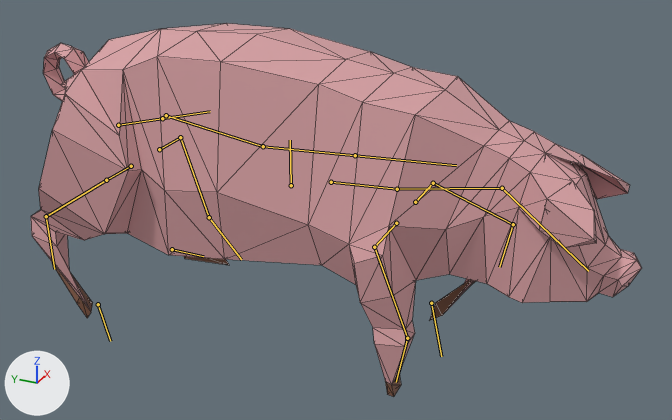
What one commit did to the glTF model assets/models/criaturas/porco/porco.glb.
One viewpoint serves both versions: a 50 mm camera at (-11.61, -5.95, 7.85) aimed at (0.1, -0.69, 2.0). The lights are fixed; the arrows at lower left show +X, +Y and +Z. The older version comes first. Both versions are drawn at frame 32 of the action 'Walk-loop'; the numbers are the values there. The bones that change, and the others that lie on the model, are drawn over the model as lines. Mesh edges are drawn as thin lines.

Objects in the first picture: 'Pig'.
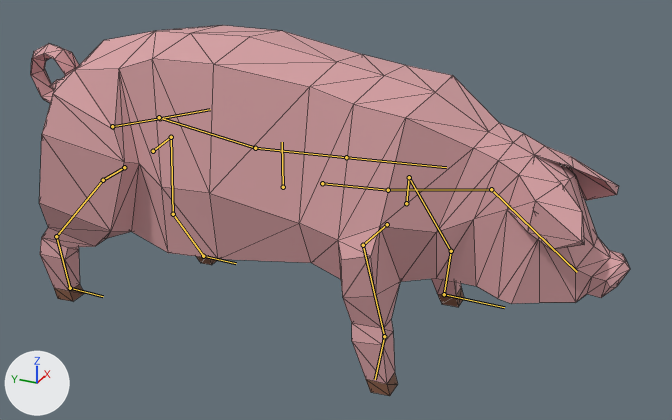
What the commit changed:
Bone 'BackFoot.L' (bone_backfoot_l) moves from (0.0, 0.0, 0.0) to (0.0, 0.67, 0.0).
Bone 'BackFoot.R' (bone_backfoot_r) moves from (0.0, 0.0, 0.0) to (0.0, -0.54, -0.18).
Bone 'BackFoot.R' (bone_backfoot_r) turns from (75, 0, 0) to (0, 0, 0) degrees about its own x, y and z.
Bone 'Body' (bone_body) moves from (0.0, 0.0, 0.0) to (0.02, -0.06, -0.14).
Bone 'Back' (bone_back) turns from (1, 0, 5) to (1, 1, -1) degrees about its own x, y and z.
Bone 'BackLeg.L' (bone_backleg_l) turns from (0, -44, 0) to (6, -32, -7) degrees about its own x, y and z.
Bone 'BackUpLeg.L' (bone_backupleg_l) turns from (0, 0, 0) to (11, 1, 2) degrees about its own x, y and z.
Bone 'BackLowLeg.L' (bone_backlowleg_l) turns from (17, 0, 0) to (-1, 0, 2) degrees about its own x, y and z.
Bone 'BackLeg.R' (bone_backleg_r) turns from (0, -31, 0) to (6, -24, -6) degrees about its own x, y and z.
Bone 'BackUpLeg.R' (bone_backupleg_r) turns from (0, 0, 2) to (-8, -1, -2) degrees about its own x, y and z.
Bone 'BackLowLeg.R' (bone_backlowleg_r) turns from (-19, 0, 0) to (-8, 0, -2) degrees about its own x, y and z.
Bone 'FrontLeg.L' (bone_frontleg_l) turns from (0, -61, 0) to (23, -38, -21) degrees about its own x, y and z.
Bone 'FrontUpLeg.L' (bone_frontupleg_l) turns from (0, 0, 2) to (22, 0, 9) degrees about its own x, y and z.
Bone 'FrontLowLeg.L' (bone_frontlowleg_l) turns from (61, 0, 0) to (14, 0, 4) degrees about its own x, y and z.
Bone 'FrontLeg.R' (bone_frontleg_r) turns from (0, 12, 0) to (-2, 8, -3) degrees about its own x, y and z.
Bone 'FrontUpLeg.R' (bone_frontupleg_r) turns from (0, 0, 1) to (4, 0, -2) degrees about its own x, y and z.
Bone 'FrontLowLeg.R' (bone_frontlowleg_r) turns from (11, 0, 0) to (3, 0, -1) degrees about its own x, y and z.
Bone 'FrontFoot.L' (bone_frontfoot_l) moves from (0.0, 0.0, 0.0) to (0.0, 0.21, -0.21).
Bone 'FrontFoot.L' (bone_frontfoot_l) turns from (77, 0, 0) to (0, 0, 0) degrees about its own x, y and z.

Location of each change, [x1, y1, x2, y2] in pixels of the pictures (672 x 420 px):
'Pig', posed: before [31, 23, 642, 397]; after [31, 25, 630, 396]
bone 'BackFoot.L', root to tip: before (172, 249) to (203, 256); after (203, 256) to (236, 263)
bone 'BackFoot.R', root to tip: before (98, 304) to (110, 341); after (70, 288) to (103, 296)
bone 'Body', root to tip: before (291, 185) to (290, 140); after (283, 187) to (282, 142)
bone 'Back', root to tip: before (118, 125) to (162, 118); after (112, 126) to (160, 118)
bone 'BackLeg.L', root to tip: before (159, 149) to (180, 137); after (153, 151) to (171, 137)
bone 'BackUpLeg.L', root to tip: before (180, 137) to (209, 217); after (171, 137) to (173, 214)
bone 'BackLowLeg.L', root to tip: before (209, 217) to (241, 259); after (173, 214) to (203, 256)
bone 'BackLeg.R', root to tip: before (131, 166) to (106, 180); after (124, 167) to (103, 180)
bone 'BackUpLeg.R', root to tip: before (106, 180) to (46, 216); after (103, 180) to (56, 236)
bone 'BackLowLeg.R', root to tip: before (46, 216) to (54, 269); after (56, 236) to (70, 288)
bone 'FrontLeg.L', root to tip: before (415, 202) to (433, 183); after (406, 203) to (409, 177)
bone 'FrontUpLeg.L', root to tip: before (433, 183) to (513, 224); after (409, 177) to (451, 251)
bone 'FrontLowLeg.L', root to tip: before (513, 224) to (499, 267); after (451, 251) to (444, 294)
bone 'FrontLeg.R', root to tip: before (396, 223) to (374, 247); after (387, 224) to (363, 245)
bone 'FrontUpLeg.R', root to tip: before (374, 247) to (407, 338); after (363, 245) to (384, 336)
bone 'FrontLowLeg.R', root to tip: before (407, 338) to (396, 382); after (384, 336) to (375, 379)
bone 'FrontFoot.L', root to tip: before (431, 303) to (441, 356); after (444, 294) to (504, 307)
